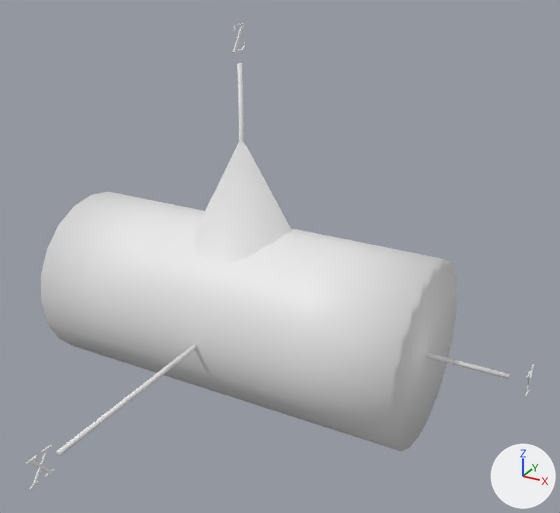
The FBX model public/assets/Intersecciones/Cilindro Cono.fbx as it was, and as the next commit left it.
Before and after are seen from a 50 mm lens placed at (-4.34, -29.69, 2.54), pointed at (-5.62, -27.35, 1.37). The axes (+X, +Y, +Z) are drawn at lower right. The lights are the same throughout. Where no turn or scale is listed for an object, it has been applied to the vertices.

In view in the first picture: 'Eje_X', 'Eje_Y', 'Eje_Z', 'Letra_X', 'polySurface2', 'polySurface3'.
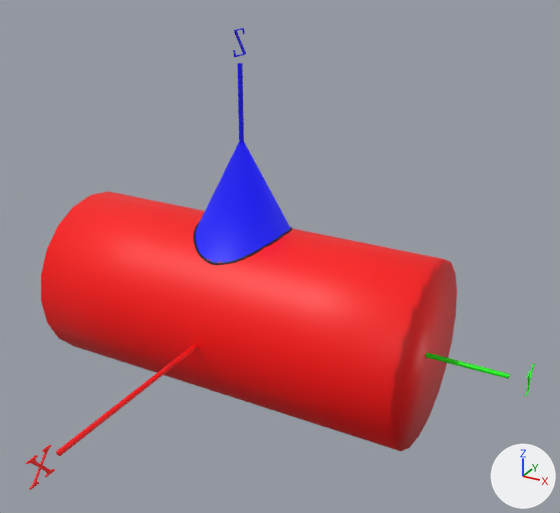
The newer file is also rescaled (x1.269), turned or shifted as a whole; pictures and numbers use the older file's frame.

What differs and where, as boxes (x1, y1, x2, y2) in the pictures (560 x 513 px):
'polySurface3', recoloured, shading changed (white to red)
    both: (41, 192, 457, 451)
'Eje_X', recoloured (white to red)
    both: (56, 344, 197, 456)
'Eje_Y', recoloured (grey to green)
    both: (426, 353, 510, 379)
'Eje_Z', recoloured (white to blue)
    both: (237, 63, 244, 142)
'Letra_X', recoloured (grey to red)
    both: (25, 445, 55, 490)
part 1 of me_polysurface2_ncl1_1, recoloured (white to blue)
    both: (195, 142, 290, 263)

What changed in the scene script:
```text
Add mat_rojoa:
    mat_rojoa = principled_material('rojoA')
    mat_rojoa.base_color = (1.0, 0.0, 0.0)  # red #ff0000
Add mat_rojo:
    mat_rojo = principled_material('rojo')
    mat_rojo.base_color = (1.0, 0.0, 0.0)  # red #ff0000
Add mat_azula:
    mat_azula = principled_material('azulA')
    mat_azula.base_color = (0.0, 0.0, 1.0)  # blue #0000ff
Add mat_azul:
    mat_azul = principled_material('azul')
    mat_azul.base_color = (0.0, 0.0, 1.0)  # blue #0000ff
Add mat_verde:
    mat_verde = principled_material('verde')
    mat_verde.base_color = (0.0, 1.0, 0.0)  # green #00ff00
Change me_polysurface2_ncl1_1:
    used by ob_polysurface2; location = (-6.0, -27.0, 0.9)
    remove me_polysurface2_ncl1_1.from_pydata(...)  # 21 vertices, 20 faces, 2 loose edges; spans x -0.4..0.4, y -0.4..0.4, z 0.0..0.8
    add me_polysurface2_ncl1_1.from_pydata(...)  # 21 vertices, 20 faces; spans x -0.4..0.4, y -0.4..0.4, z 0.0..0.8
    me_polysurface2_ncl1_1 part 1: 20 faces spanning x -0.4..0.4, y -0.4..0.4, z 0.0..0.8 switch from no material to mat_azula (blue #0000ff)
    me_polysurface2_ncl1_1 part 2: the surface is now shaded flat
Change me_eje_z_ncl1_1:
    where me_eje_z_ncl1_1.from_pydata(...)  # 34 vertices, 40 faces; spans x -0.01..0.01, y -0.01..0.01, z 0.022..1.1
    add me_eje_z_ncl1_1.materials.append(mat_azul)  # blue #0000ff
Change me_eje_x_ncl1_1:
    where me_eje_x_ncl1_1.from_pydata(...)  # 34 vertices, 40 faces; spans x -0.01..0.01, y -1.2..-0.022, z -0.01..0.01
    add me_eje_x_ncl1_1.materials.append(mat_rojo)  # red #ff0000
Change me_letra_x_ncl1_1:
    where me_letra_x_ncl1_1.from_pydata(...)  # 1538 vertices, 1536 faces; spans x -0.0051..0.0012, y -1.3356..-1.2244, z -0.052..0.052
    add me_letra_x_ncl1_1.materials.append(mat_rojo)  # red #ff0000
Change me_eje_y_ncl1_1:
    where me_eje_y_ncl1_1.from_pydata(...)  # 34 vertices, 40 faces; spans x 0.022..1.2, y -0.01..0.01, z -0.01..0.01
    add me_eje_y_ncl1_1.materials.append(mat_verde)  # green #00ff00
Change me_polysurface3_ncl1_1:
    where me_polysurface3_ncl1_1.from_pydata(...)  # 102 vertices, 120 faces; spans x -0.86..0.86, y -0.4..0.4, z -0.4..0.4
    used by ob_polysurface3; location = (-6.0, -27.0, 0.9)
    me_polysurface3_ncl1_1 part 3: its shading normals changed
    add me_polysurface3_ncl1_1.materials.append(mat_rojoa)  # red #ff0000
```
